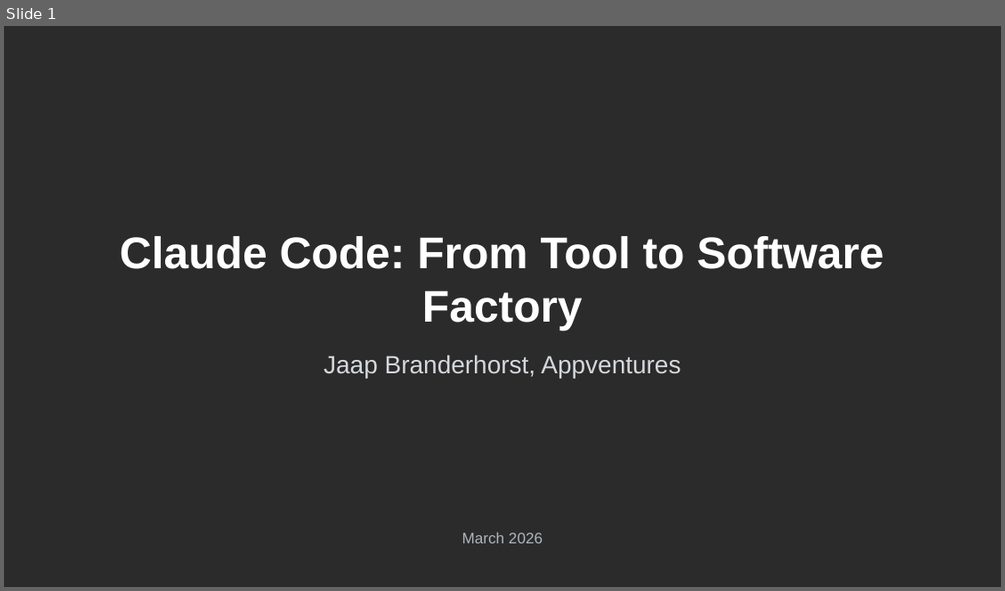
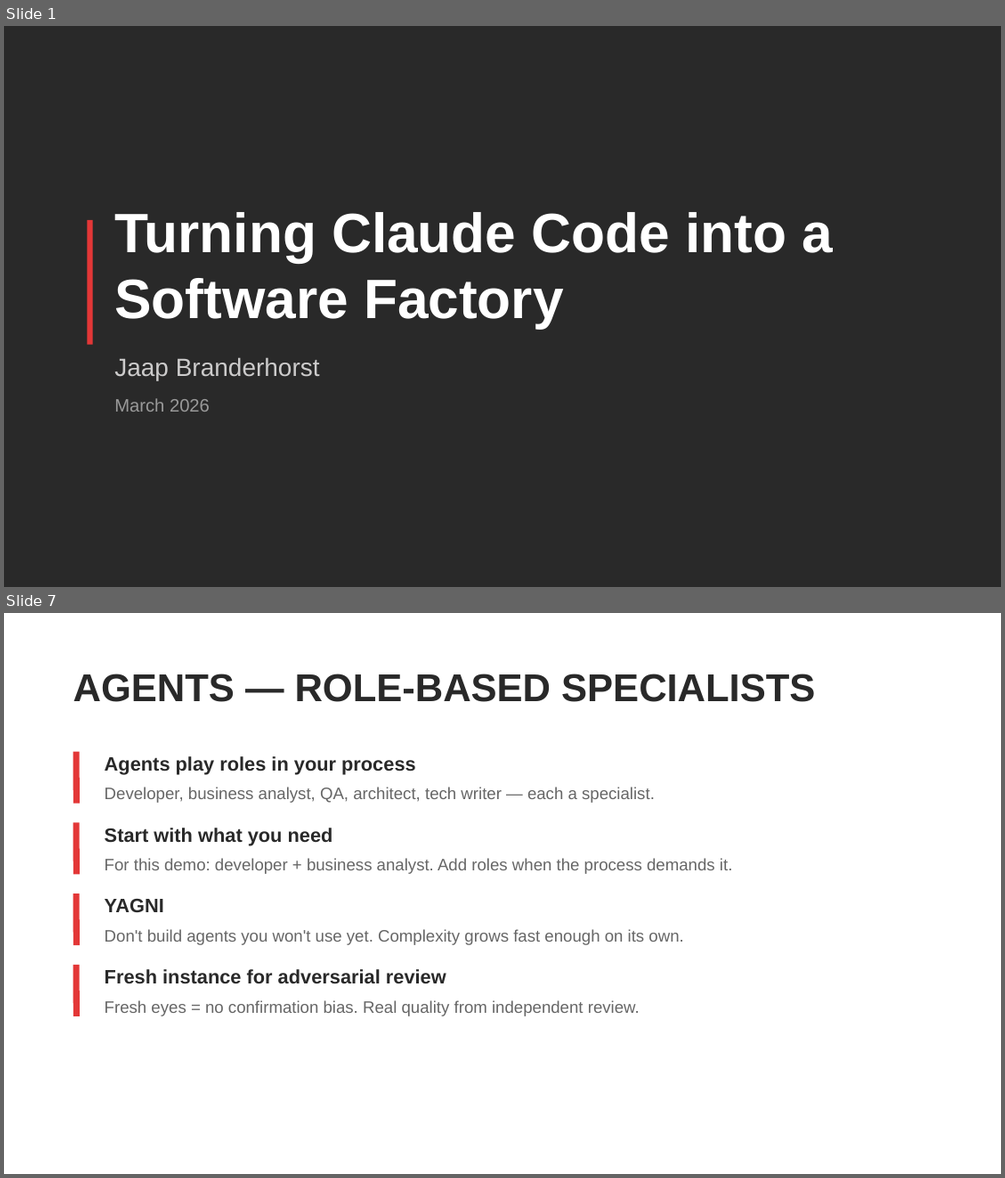
Before and after one commit to SalesforceRocks/python-demo, a slide deck: presentation.pptx. Shown one above the other, each under a label of ours: slide 1 before the commit, slides 1 and 7 after it; the slides between them are not shown. The pictures are 1005x591 and 1005x1178 pixels, drawn with LibreOffice and Linux fonts; fonts in the diff are those of the drawing; background and template pictures are left out; a plain dark background stands for a picture behind light text. Boxes give left, top, right and bottom in pixels: in the first picture for what was removed or moved away, otherwise in the second. Text is boxed around its words. In the diff, an @@ line names an element or a change of style, - is before the commit and + after.

```diff
--- a/presentation.pptx
+++ b/presentation.pptx
@@ slide 7 added at (x1=4, y1=613, x2=1001, y2=1174), background #FFFFFF @@
@@ text added at (x1=73, y1=674, x2=815, y2=702), 28 pt, text #292929, bold @@
+AGENTS — ROLE-BASED SPECIALISTS
@@ line added from (77, 752) to (77, 803), #E33737 4.5 pt @@
@@ text added at (x1=105, y1=756, x2=416, y2=775), 14 pt, text #292929, bold @@
+Agents play roles in your process
@@ text added at (x1=105, y1=787, x2=655, y2=803), 12 pt, text #666666 @@
+Developer, business analyst, QA, architect, tech writer — each a specialist.
@@ line added from (77, 822) to (77, 874), #E33737 4.5 pt @@
@@ text added at (x1=105, y1=827, x2=333, y2=845), 14 pt, text #292929, bold @@
+Start with what you need
@@ text added at (x1=105, y1=858, x2=732, y2=874), 12 pt, text #666666 @@
+For this demo: developer + business analyst. Add roles when the process demands it.
@@ line added from (77, 893) to (77, 945), #E33737 4.5 pt @@
@@ text added at (x1=105, y1=899, x2=164, y2=913), 14 pt, text #292929, bold @@
+YAGNI
@@ text added at (x1=105, y1=929, x2=683, y2=945), 12 pt, text #666666 @@
+Don't build agents you won't use yet. Complexity grows fast enough on its own.
@@ line added from (77, 965) to (77, 1015), #E33737 4.5 pt @@
@@ text added at (x1=105, y1=969, x2=446, y2=984), 14 pt, text #292929, bold @@
+Fresh instance for adversarial review
@@ text added at (x1=105, y1=1000, x2=639, y2=1016), 12 pt, text #666666 @@
+Fresh eyes = no confirmation bias. Real quality from independent review.
@@ slide 1 changed as well @@
@@ background picture (left out) to #292929 @@
@@ text at (x1=114, y1=212, x2=833, y2=328): text changed; size 32 to 40 pt @@
-Claude Code: From Tool to Software Factory
+Turning Claude Code into a Software Factory
@@ rectangle added at (x1=87, y1=219, x2=93, y2=344), fill #E33737 @@
@@ text at (x1=114, y1=357, x2=320, y2=380): text changed; text colour #D5D8DC to #CCCBCB @@
-Jaap Branderhorst, Appventures
+Jaap Branderhorst
@@ text "March 2026" moved from (x1=462, y1=532, x2=542, y2=543) to (x1=114, y1=398, x2=210, y2=411) @@
@@ text "March 2026" at (x1=114, y1=398, x2=210, y2=411): size 11 to 13 pt, text colour #AEB6BF to #999999; alignment centre to left @@
```
Also in this commit, not shown: 10 other slides added, 27 slides removed, 18 other files.
